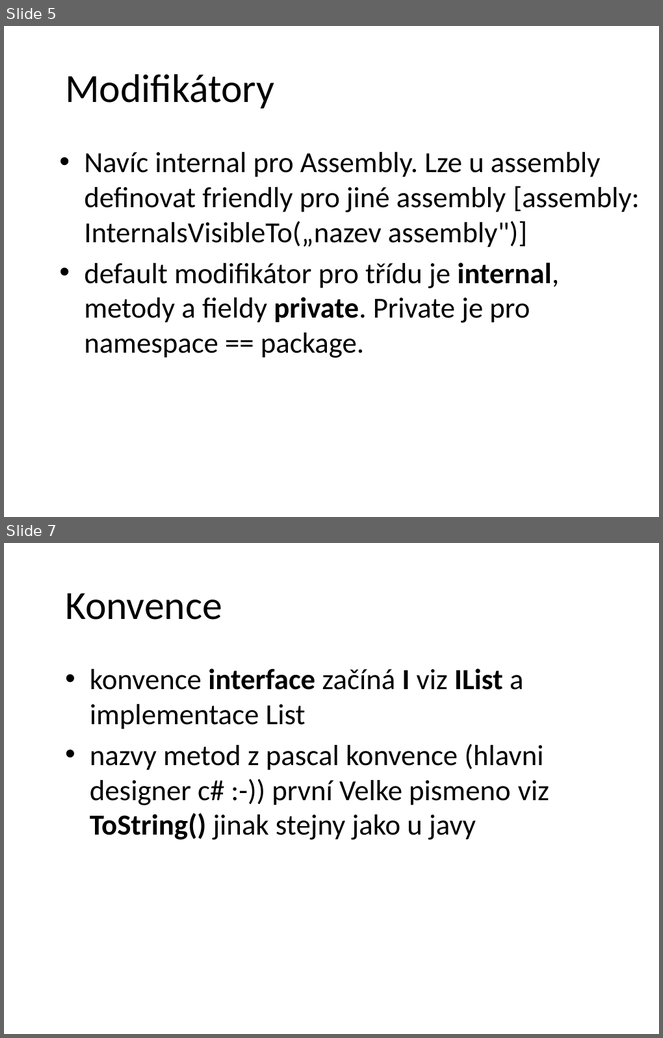
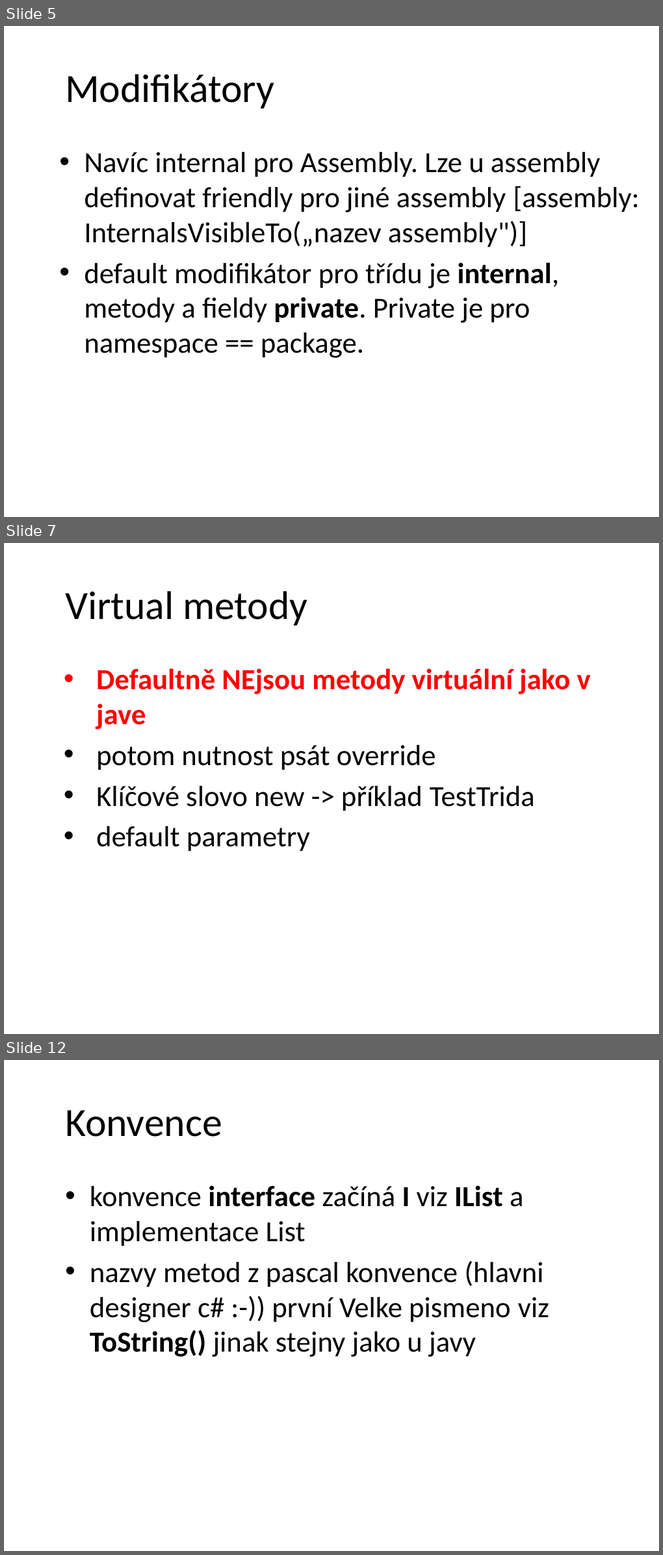
Before and after one commit to petrbalat/Skoleni-Csharp-NET, a slide deck: prezentace.pptx. Shown one above the other, each under a label of ours: slides 5 and 7 before the commit, slides 5, 7 and 12 after it; the slides between them are not shown. The pictures are 663x1038 and 663x1555 pixels, drawn with LibreOffice and Linux fonts; fonts in the diff are those of the drawing; background and template pictures are left out. Boxes give left, top, right and bottom in pixels: in the first picture for what was removed or moved away, otherwise in the second. Text is boxed around its words. In the diff, an @@ line names an element or a change of style, - is before the commit and + after.

```diff
--- a/prezentace.pptx
+++ b/prezentace.pptx
@@ slide 7 added at box(4, 543, 659, 1034), background picture (left out) @@
@@ title added at box(65, 591, 308, 626), 44 pt, text #000000 @@
+Virtual metody
@@ text added at box(96, 668, 591, 852), 32 pt, text #000000 @@
+• Defaultně NEjsou metody virtuální jako v jave
+• potom nutnost psát override
+• Klíčové slovo new -> příklad TestTrida
+• default parametry
@@ what was slide 7 is now slide 12 @@
```
Also in this commit, not shown: 2 slides changed, 4 other slides added, 1 other file.
